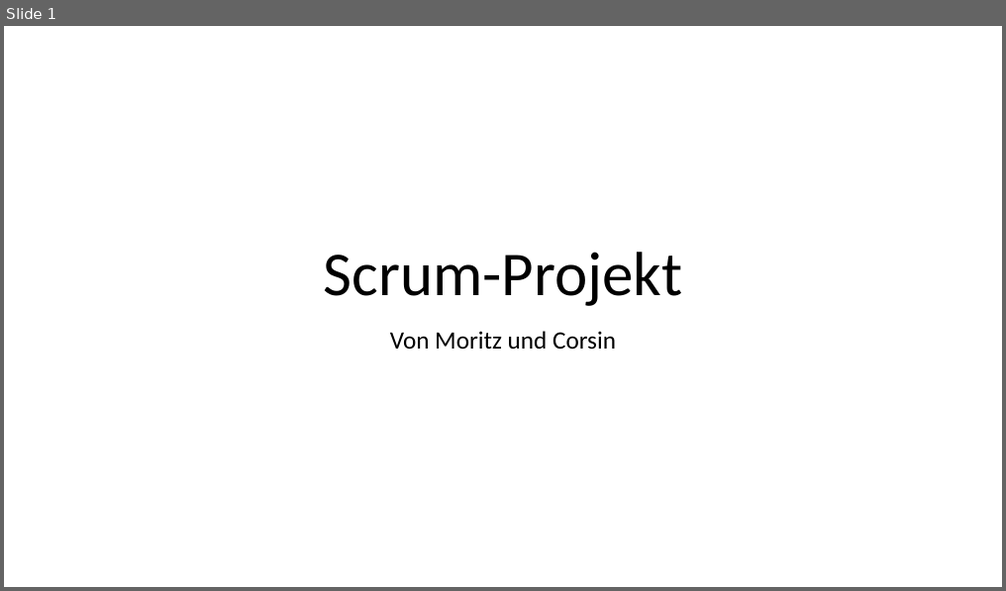
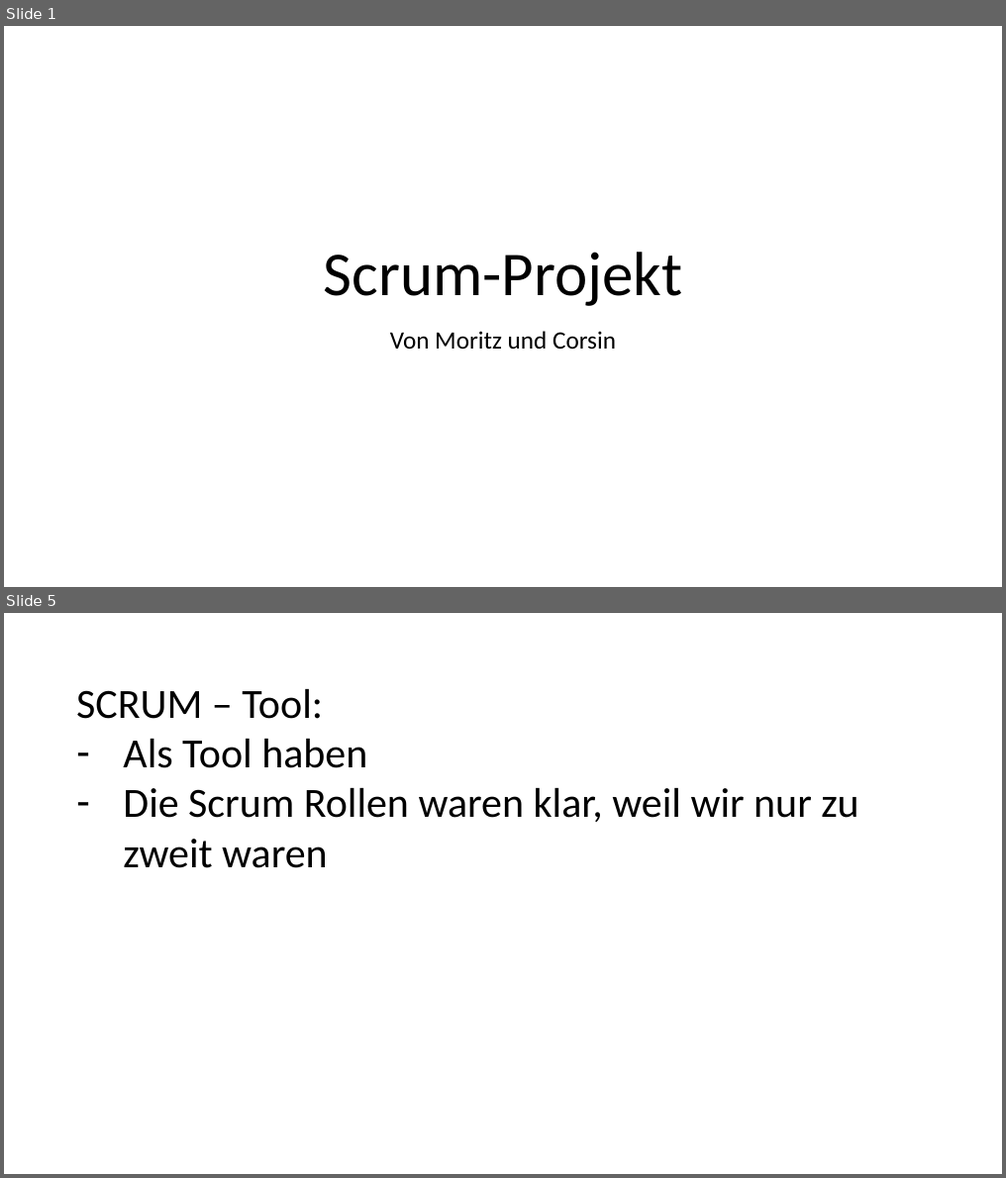
Before and after one commit to m0ritzmac/schule_website, a slide deck: Präsentation Scrum-Projekt.pptx. Shown one above the other, each under a label of ours: slide 1 before the commit, slides 1 and 5 after it; the slides between them are not shown. The pictures are 1006x591 and 1006x1178 pixels, drawn with LibreOffice and Linux fonts; fonts in the diff are those of the drawing. Boxes give left, top, right and bottom in pixels: in the first picture for what was removed or moved away, otherwise in the second. Text is boxed around its words. In the diff, an @@ line names an element or a change of style, - is before the commit and + after.

```diff
--- a/Präsentation Scrum-Projekt.pptx
+++ b/Präsentation Scrum-Projekt.pptx
@@ slide 5 added at [4,613,1002,1174], background #FFFFFF @@
@@ text added at [76,689,858,868], 40 pt, text #000000 @@
+SCRUM – Tool:
+– Als Tool haben
+– Die Scrum Rollen waren klar, weil wir nur zu zweit waren
```
Also in this commit, not shown: 4 other slides added, 3 slides removed, 1 other file.
